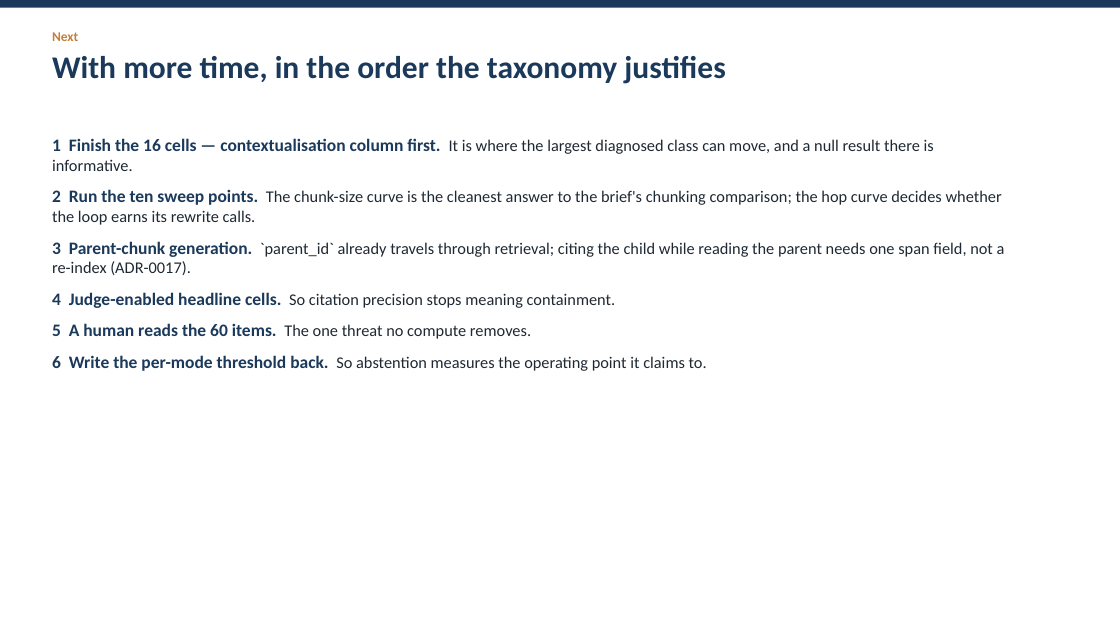
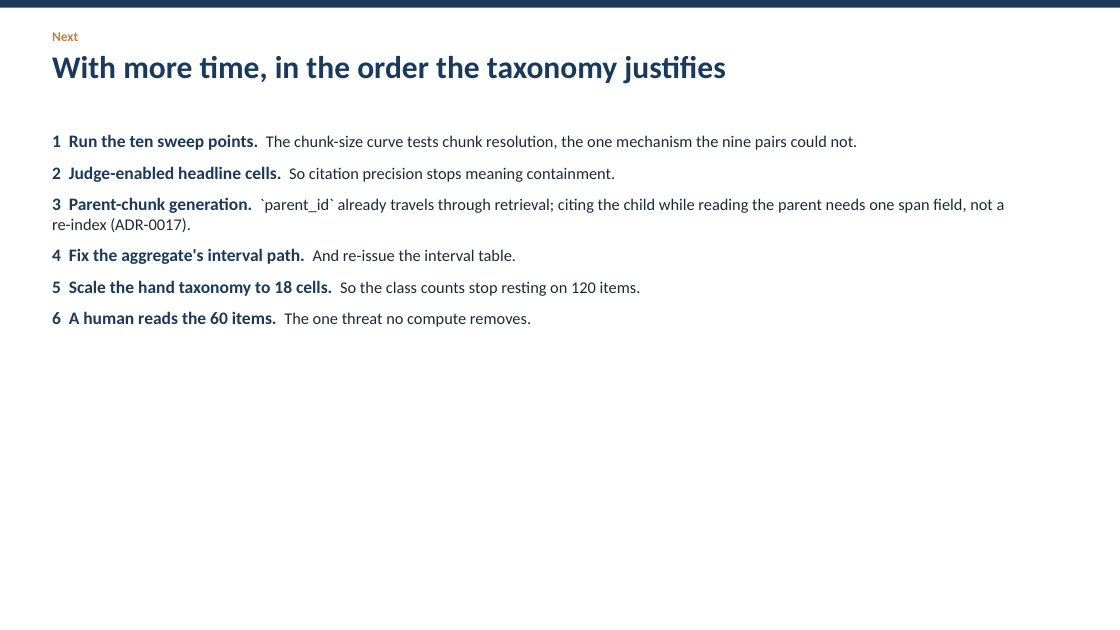
Before and after one commit to JHB11Hinson/cs5481-topic5-rag, a slide deck: slide 14 of reports/slides.pptx (slide 13 before the commit). Drawn at 1120x630 pixels with LibreOffice and Linux fonts; fonts in the diff are those of the drawing. Boxes give left, top, right and bottom in pixels: in the first picture for what was removed or moved away, otherwise in the second. Text is boxed around its words. In the diff, an @@ line names an element or a change of style, - is before the commit and + after.

Commit message:
report(ticket 17): final numbers pass — eighteen cells, chunking, correctness, corrected costs

```diff
--- a/reports/slides.pptx
+++ b/reports/slides.pptx
@@ text at box(52, 134, 858, 182): text changed @@
-1 Finish the 16 cells — contextualisation column first. It is where the largest diagnosed class can move, and a null result there is informative.
-2 Run the ten sweep points. The chunk-size curve is the cleanest answer to the brief's chunking comparison; the hop curve decides whether the loop earns its rewrite calls.
+1 Run the ten sweep points. The chunk-size curve tests chunk resolution, the one mechanism the nine pairs could not.
+2 Judge-enabled headline cells. So citation precision stops meaning containment.
@@ text at box(52, 248, 641, 327): text changed @@
-4 Judge-enabled headline cells. So citation precision stops meaning containment.
-5 A human reads the 60 items. The one threat no compute removes.
-6 Write the per-mode threshold back. So abstention measures the operating point it claims to.
+4 Fix the aggregate's interval path. And re-issue the interval table.
+5 Scale the hand taxonomy to 18 cells. So the class counts stop resting on 120 items.
+6 A human reads the 60 items. The one threat no compute removes.
```
Also in this commit, not shown: 8 other slides changed, 4 slides added, 3 slides removed, 16 other files.
